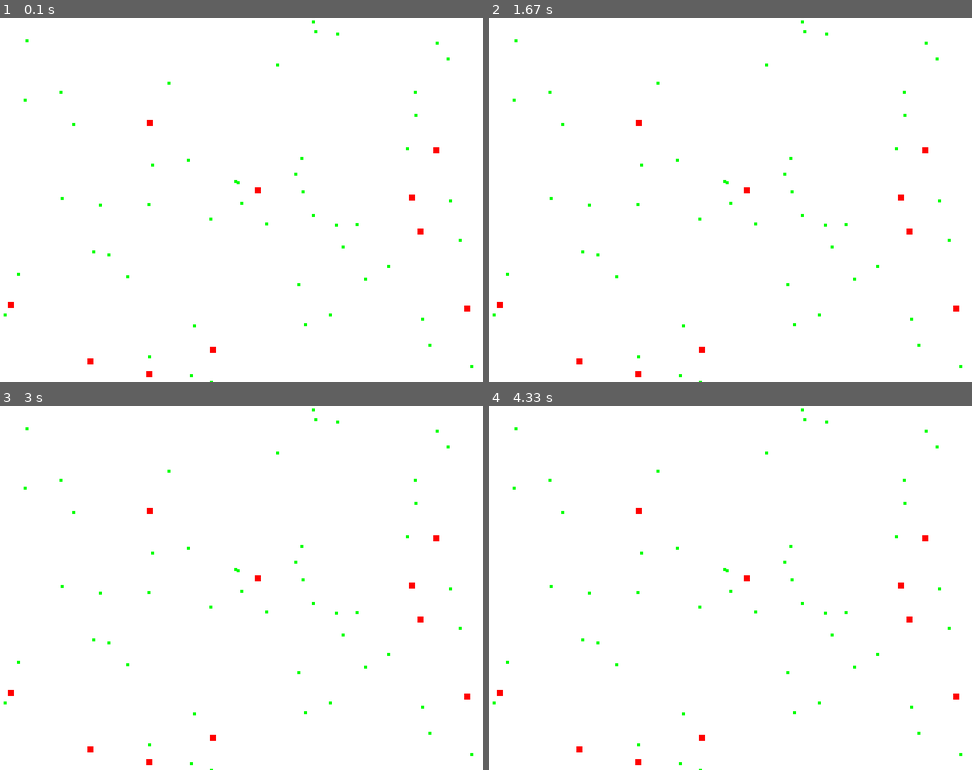
Above: before the commit, frames 1-4 (two rows, left to right).
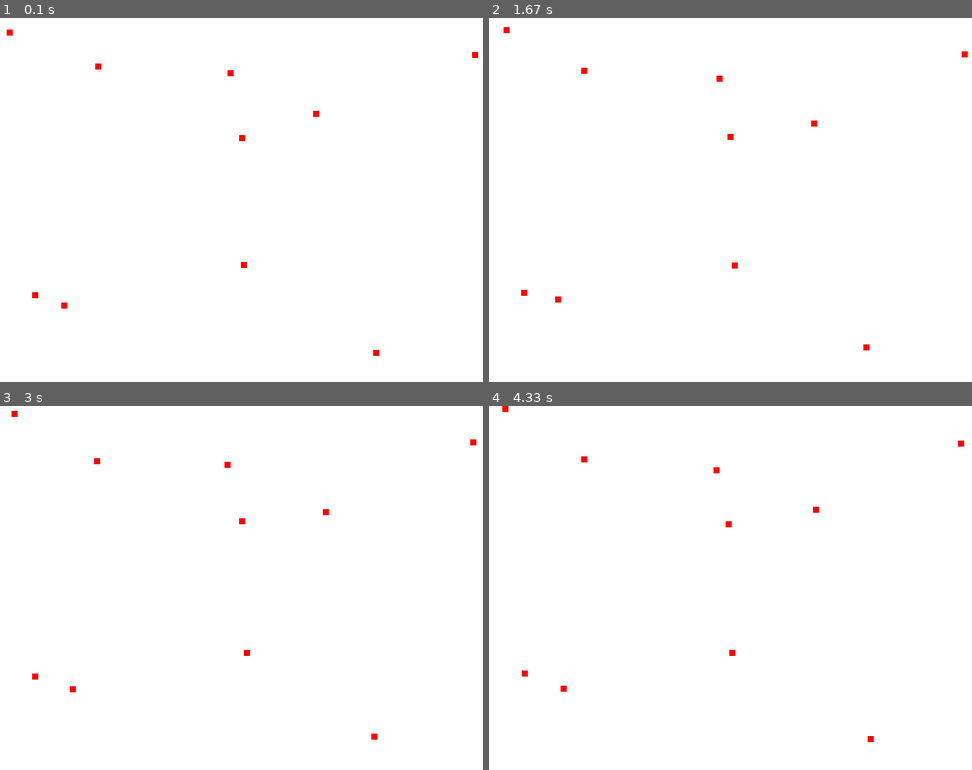
Above: after the commit, the same moments.

Repository: Florian-DELRIEU/CoursesAndTest
Game: pygame game, started from Pygame/pygame_GPT1.py
Two runs of this game, one before a commit and one after it. Both use one fixed random seed, a clock stepped at 60 frames per second and the inputs below.
Inputs:
- Up to frame 1 (0.1 s): no input
- Up to frame 2 (1.67 s): no input
- Up to frame 3 (3 s): no input
- Up to frame 4 (4.33 s): no input

The runs differ from the first frame. In frame 1, 0.7% of the frame differs, in the area x 0-99%, y 0-100%; in frame 2, 0.7%; in frame 3, 0.7%; in frame 4, 0.7%.

Commit message:
merge in blobs
- proie et predateur regroupé en blobs
- action move ajouté

Diff:
--- a/Pygame/pygame_main.py
+++ b/Pygame/pygame_GPT1.py
@@ -1,5 +1,6 @@
 import pygame
 import random
+import numpy as np
 
 # Initialisation de Pygame
 pygame.init()
@@ -17,29 +18,26 @@
 
 
 # Classes pour les proies et les prédateurs
-class Proie:
+class Blob:
     def __init__(self):
         self.x = random.randint(0, width)
         self.y = random.randint(0, height)
-        self.size = 5
-
-    def draw(self, window):
-        pygame.draw.rect(window, GREEN, (self.x, self.y, self.size, self.size))
-
-
-class Predateur:
-    def __init__(self):
-        self.x = random.randint(0, width)
-        self.y = random.randint(0, height)
+        self.direction = random.randint(0,360)
+        self.speed = 1
         self.size = 10
 
     def draw(self, window):
         pygame.draw.rect(window, RED, (self.x, self.y, self.size, self.size))
 
+    def move(self,model="drunk_man"):
+        if model == "drunk_man":
+            self.direction = random.randint(0,360)
+            self.x += self.speed * np.cos(self.direction)
+            self.y += self.speed * np.sin(self.direction)
+
 
 # Liste de proies et de prédateurs
-proies = [Proie() for _ in range(50)]
-predateurs = [Predateur() for _ in range(10)]
+Blobs = [Blob() for _ in range(10)]
 
 # Boucle principale
 running = True
@@ -47,15 +45,13 @@
     for event in pygame.event.get():
         if event.type == pygame.QUIT:
             running = False
-
     # Dessiner la fenêtre
     window.fill(WHITE)
+    for blob in Blobs:
+        blob.move()
+        blob.draw(window)
 
     # Dessiner les proies et les prédateurs
-    for proie in proies:
-        proie.draw(window)
-    for predateur in predateurs:
-        predateur.draw(window)
 
     pygame.display.update()
 
